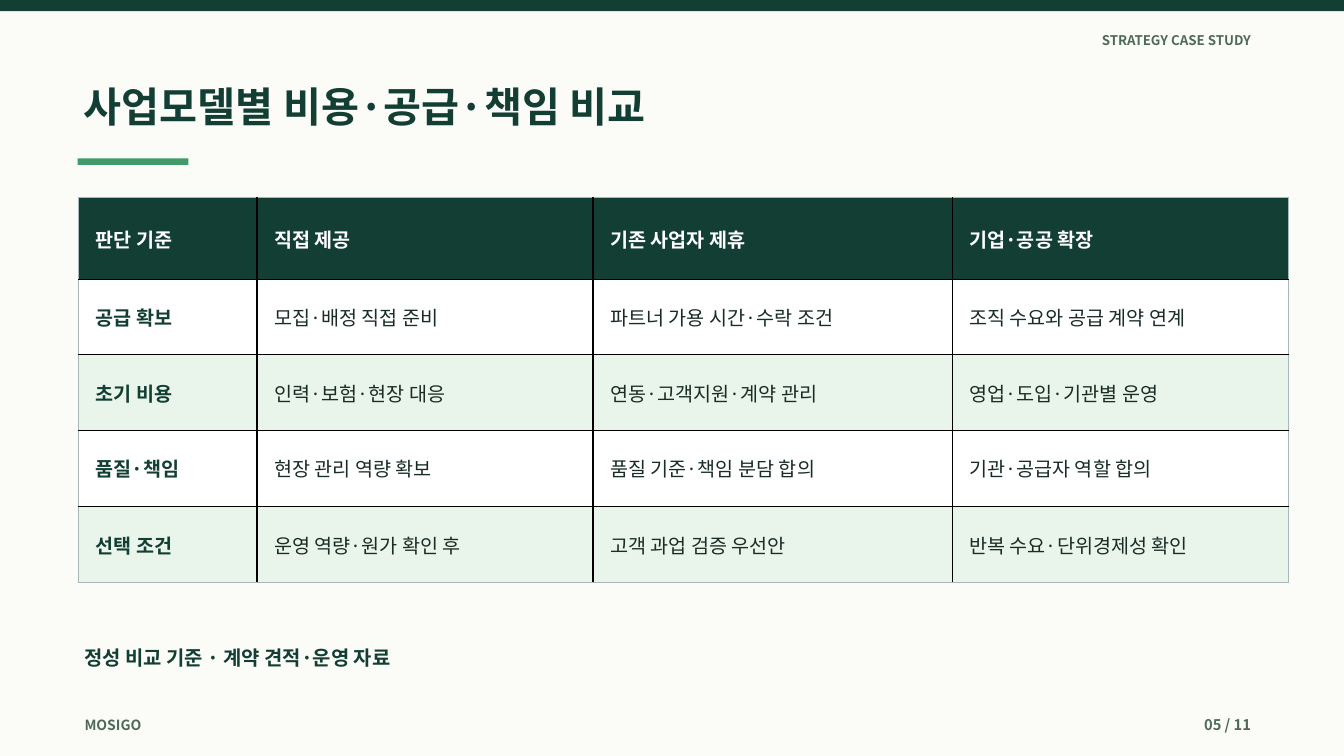
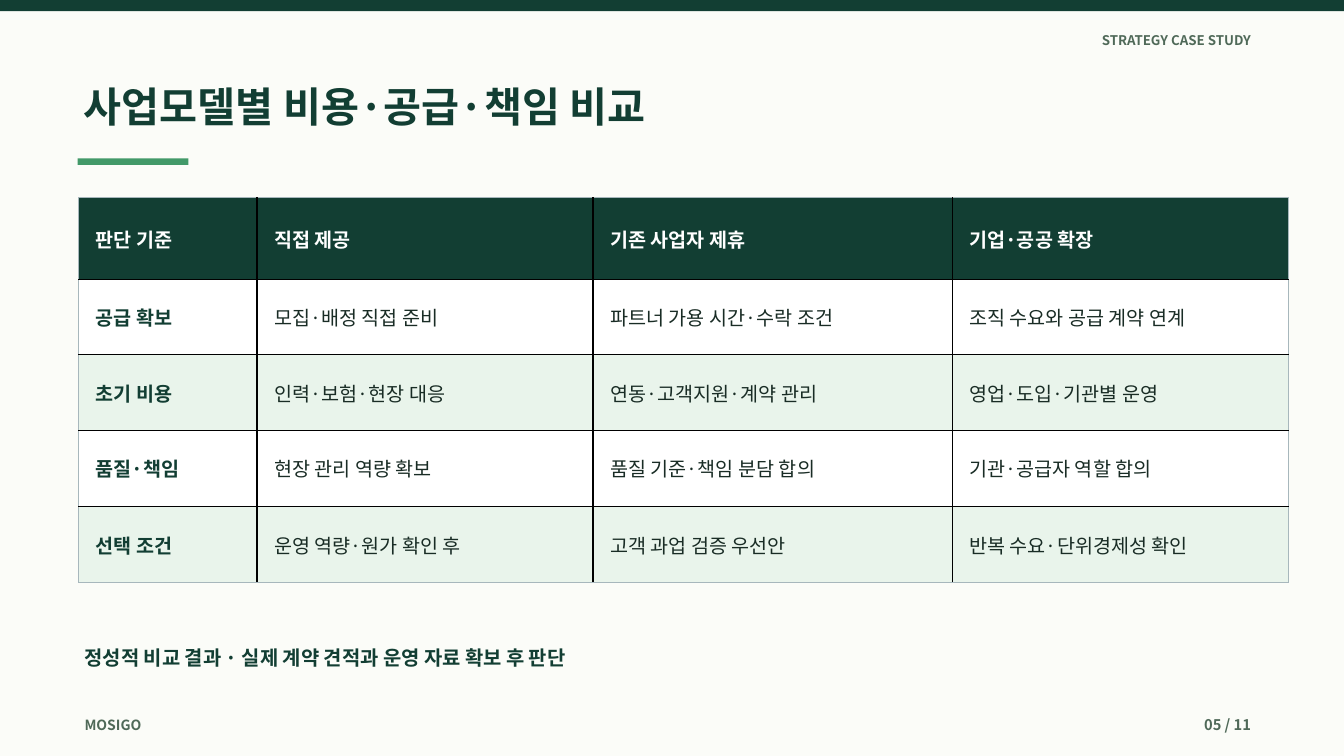
Before and after one commit to dohyunkimmm/mosigo-case-study, a slide deck: slide 5 of downloads/mosigo_report.pptx. Drawn at 1344x756 pixels with LibreOffice and Linux fonts; fonts in the diff are those of the drawing. Boxes give left, top, right and bottom in pixels: in the first picture for what was removed or moved away, otherwise in the second. Text is boxed around its words. In the diff, an @@ line names an element or a change of style, - is before the commit and + after.

```diff
--- a/downloads/mosigo_report.pptx
+++ b/downloads/mosigo_report.pptx
@@ text at (85,648,566,667): text changed @@
-정성 비교 기준 · 계약 견적·운영 자료
+정성적 비교 결과 · 실제 계약 견적과 운영 자료 확보 후 판단
```
Also in this commit, not shown: 7 other slides changed, 17 other files.
